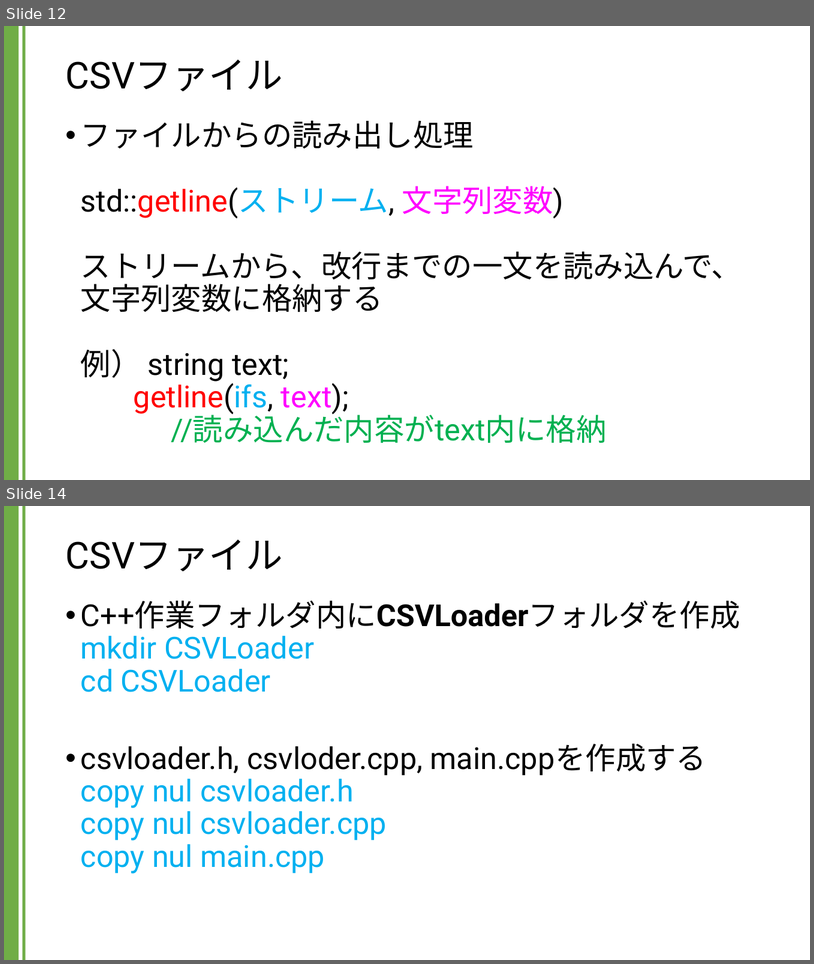
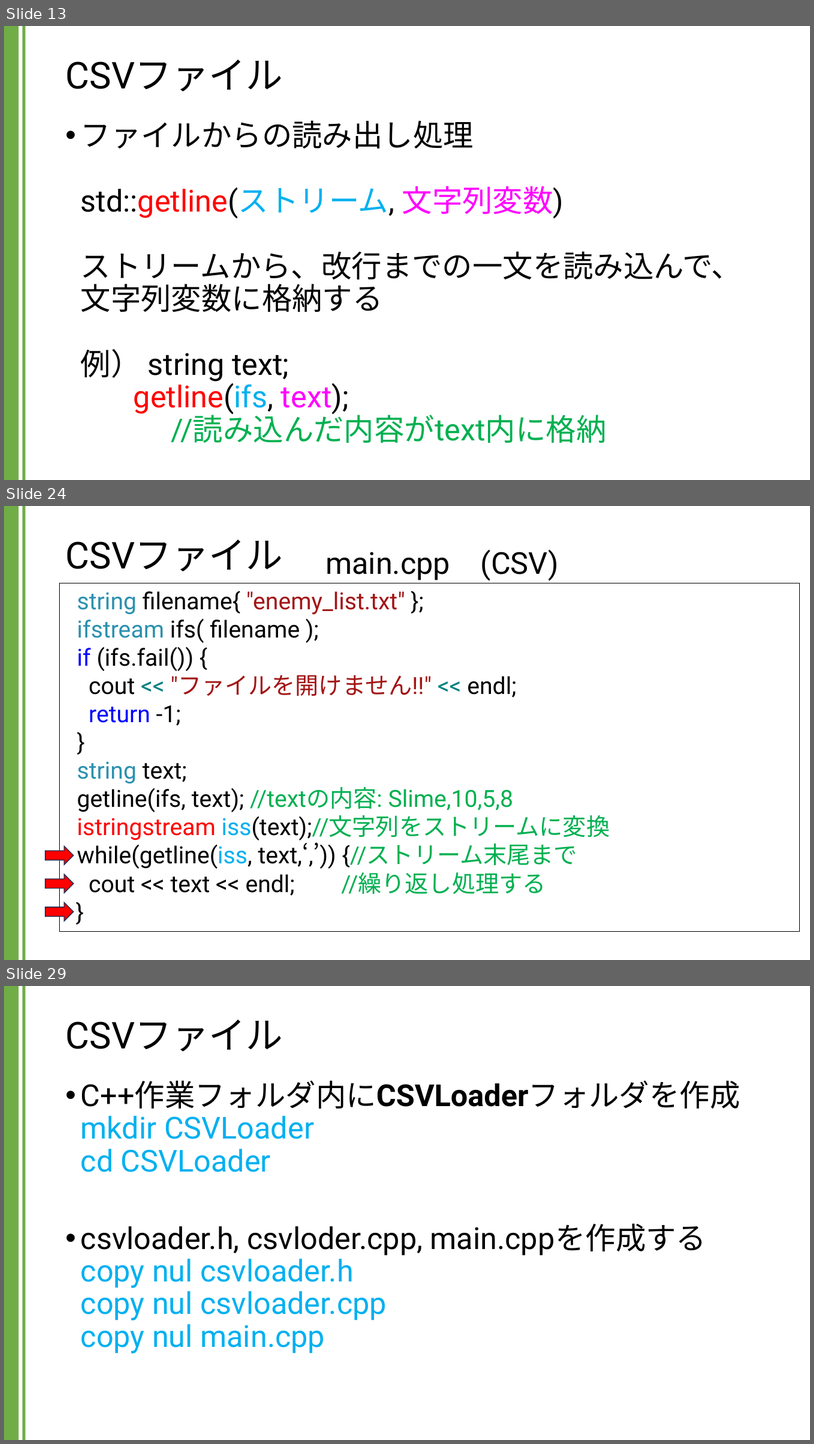
Before and after one commit to kic-murata/cpp2024, a slide deck: 授業資料/講義資料：CSVファイル.pptx. Shown one above the other, each under a label of ours: slides 12 and 14 before the commit, slides 13, 24 and 29 after it; the slides between them are not shown. The pictures are 814x964 and 814x1444 pixels, drawn with LibreOffice and Linux fonts; fonts in the diff are those of the drawing. Boxes give left, top, right and bottom in pixels: in the first picture for what was removed or moved away, otherwise in the second. Text is boxed around its words. In the diff, an @@ line names an element or a change of style, - is before the commit and + after.

```diff
--- a/授業資料/講義資料：CSVファイル.pptx
+++ b/授業資料/講義資料：CSVファイル.pptx
@@ slide 24 added at <box>4,506,810,960</box>, background #FFFFFF; not listed: 2 template elements that a slide beside it also shows @@
@@ title added at <box>65,540,282,571</box>, 44 pt, text #000000 @@
+CSVファイル
@@ text added at <box>326,550,559,581</box>, 36 pt, text #000000 @@
+main.cpp (CSV)
@@ rectangle added at <box>60,583,800,931</box>, outline #000000 0.75 pt, 28 pt, text #000000 @@
+string filename{ "enemy_list.txt" };
+ifstream ifs( filename );
+if (ifs.fail()) {
+cout << "ファイルを開けません!!" << endl;
+return -1;
+}
+string text;
+getline(ifs, text); //textの内容: Slime,10,5,8
+istringstream iss(text);//文字列をストリームに変換
+while(getline(iss, text,‘,’)) {//ストリーム末尾まで
+cout << text << endl; //繰り返し処理する
+}
@@ right arrow added at <box>45,846,74,865</box>, fill #FF0000, outline #1E3256 1 pt @@
@@ right arrow added at <box>45,874,74,892</box>, fill #FF0000, outline #1E3256 1 pt @@
@@ right arrow added at <box>45,902,74,921</box>, fill #FF0000, outline #1E3256 1 pt @@
@@ what was slide 12 is now slide 13 @@
@@ what was slide 14 is now slide 29 @@
```
Also in this commit, not shown: 6 slides changed, 14 other slides added.
